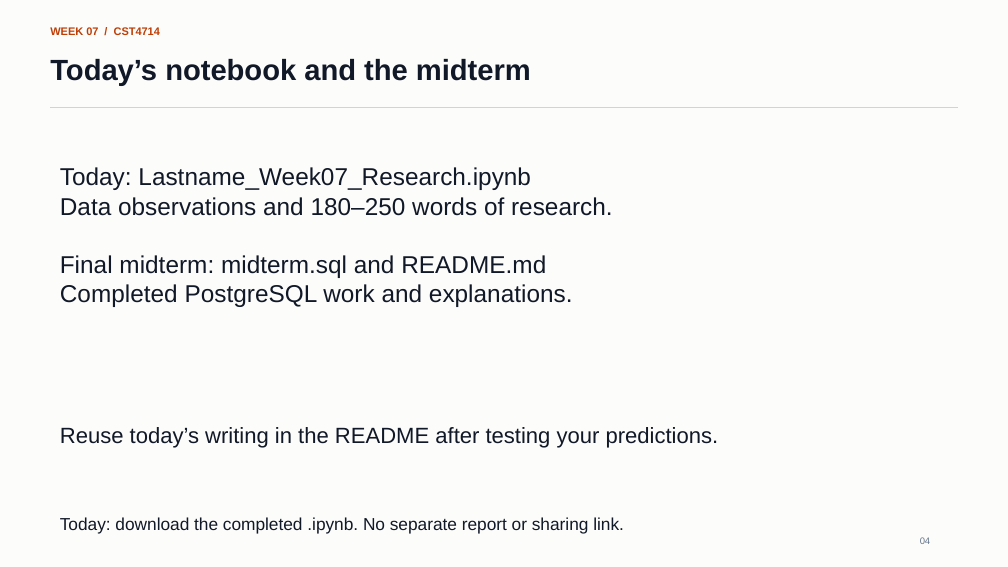
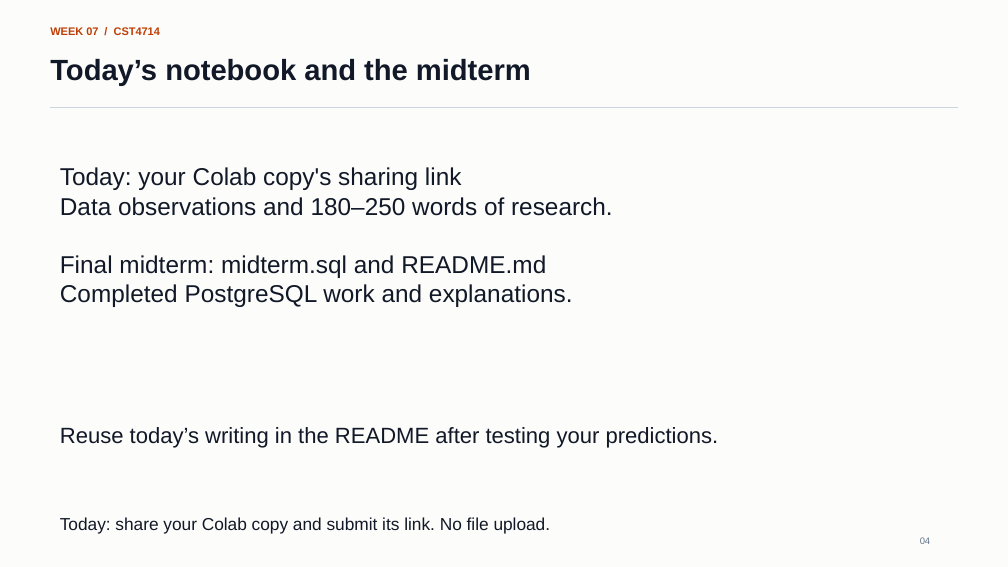
Before and after one commit to lolusername/CST4714_DB_admin, a slide deck: slide 4 of week_07/week_07_query_plans_index_design.pptx. Drawn at 1008x567 pixels with LibreOffice and Linux fonts; fonts in the diff are those of the drawing. Boxes give left, top, right and bottom in pixels: in the first picture for what was removed or moved away, otherwise in the second. Text is boxed around its words. In the diff, an @@ line names an element or a change of style, - is before the commit and + after.

```diff
--- a/week_07/week_07_query_plans_index_design.pptx
+++ b/week_07/week_07_query_plans_index_design.pptx
@@ text at (x1=60, y1=167, x2=462, y2=190): text changed @@
-Today: Lastname_Week07_Research.ipynb
+Today: your Colab copy's sharing link
@@ text at (x1=60, y1=517, x2=551, y2=534): text changed @@
-Today: download the completed .ipynb. No separate report or sharing link.
+Today: share your Colab copy and submit its link. No file upload.
```
Also in this commit, not shown: 5 other files.
